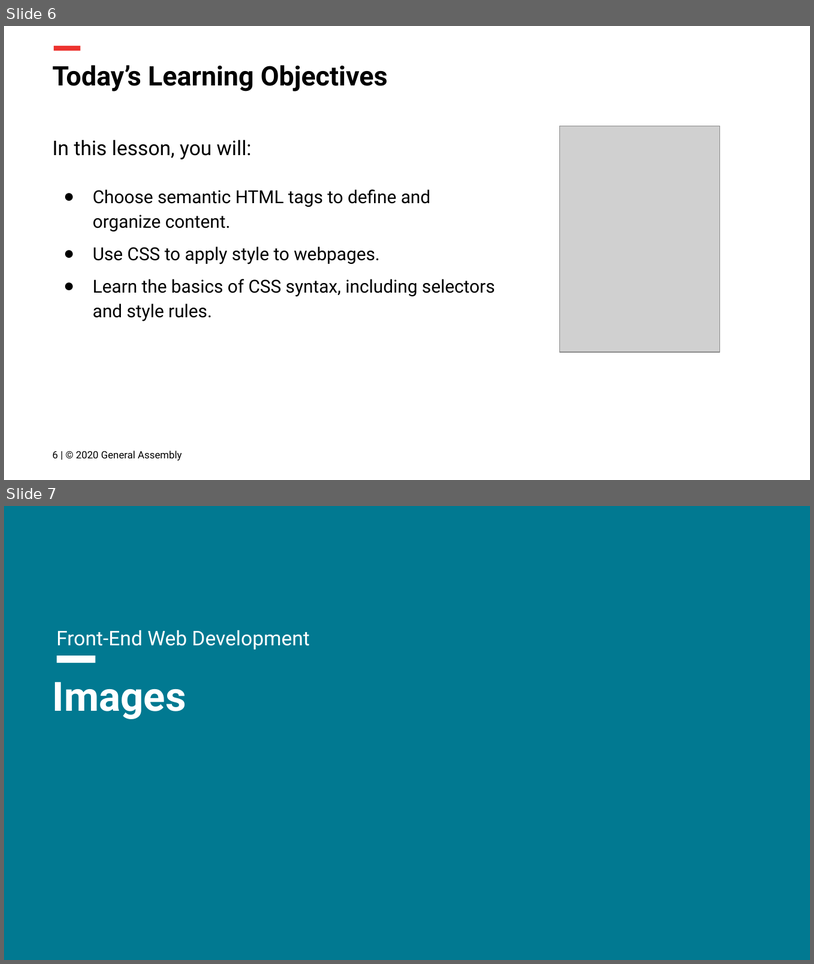
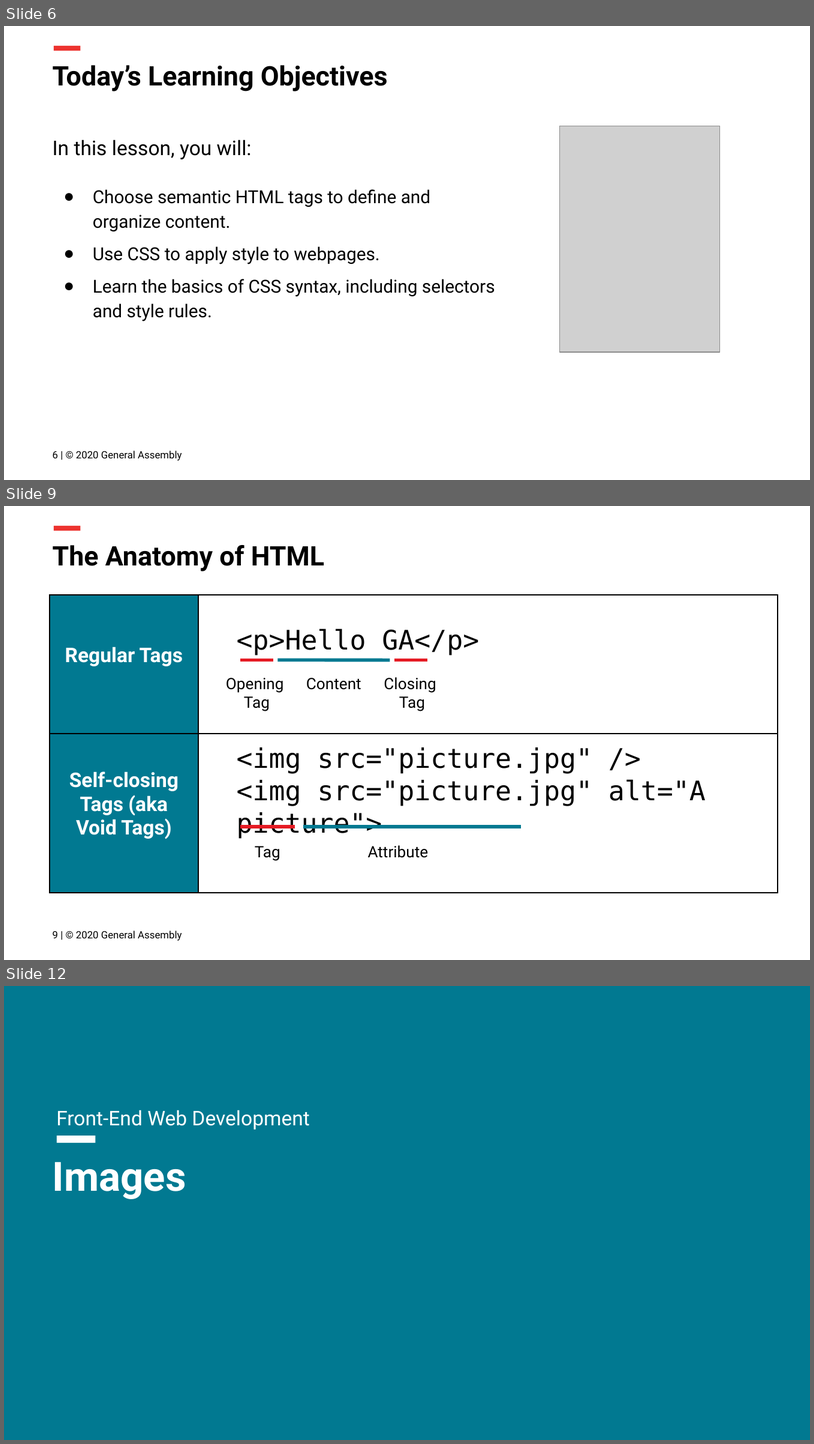
Before and after one commit to FEWD2022/Curriculum011822, a slide deck: Lesson Decks/02 CSS Basics - FEWD 3.2.pptx. Shown one above the other, each under a label of ours: slides 6 and 7 before the commit, slides 6, 9 and 12 after it; the slides between them are not shown. The pictures are 814x964 and 814x1444 pixels, drawn with LibreOffice and Linux fonts; fonts in the diff are those of the drawing; grey boxes stand for pictures; background and template pictures are left out. Boxes give left, top, right and bottom in pixels: in the first picture for what was removed or moved away, otherwise in the second. Text is boxed around its words. In the diff, an @@ line names an element or a change of style, - is before the commit and + after.

```diff
--- a/Lesson Decks/02 CSS Basics - FEWD 3.2.pptx
+++ b/Lesson Decks/02 CSS Basics - FEWD 3.2.pptx
@@ slide 9 added at [4, 506, 810, 960], background #FFFFFF; not listed: 1 template element that a slide beside it also shows @@
@@ title added at [53, 545, 324, 571], 24 pt, text #000000, bold @@
+The Anatomy of HTML
@@ table added at [49, 595, 778, 892], 2 rows, 2 columns @@
+Regular Tags | 
+Self-closing Tags (aka Void Tags) | 
@@ text added at [237, 628, 479, 655], 24 pt, text #000000 @@
+<p>Hello GA</p>
@@ line added from (240, 660) to (273, 660), #E51B24 3 pt @@
@@ line added from (278, 660) to (390, 660), #017991 3 pt @@
@@ line added from (394, 660) to (428, 660), #E51B24 3 pt @@
@@ text added at [226, 678, 284, 711], 14 pt, text #000000 @@
+Opening
+Tag
@@ text added at [306, 678, 362, 690], 14 pt, text #000000 @@
+Content
@@ text added at [384, 677, 436, 711], 14 pt, text #000000 @@
+Closing
+Tag
@@ text added at [237, 747, 706, 806], 24 pt, text #000000 @@
+<img src="picture.jpg" />
+<img src="picture.jpg" alt="A picture">
@@ line added from (240, 826) to (295, 826), #E51B24 3 pt @@
@@ line added from (303, 826) to (521, 826), #017991 3 pt @@
@@ text added at [255, 846, 281, 861], 14 pt, text #000000 @@
+Tag
@@ text added at [368, 845, 429, 858], 14 pt, text #000000 @@
+Attribute
@@ text added at [53, 930, 182, 940], 9 pt, text #000000 @@
+9 | © 2020 General Assembly
@@ what was slide 7 is now slide 12 @@
```
Also in this commit, not shown: 1 slide changed, 4 other slides added, 1 slide removed, 8 other files.
